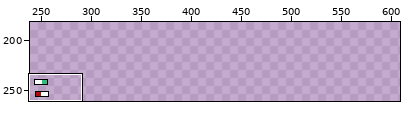
Pixel-art file: Aseprite/UI/UI.aseprite. The first picture is a wide view before the edit; the outline marks the close-up.
Close-up. Before the edit:
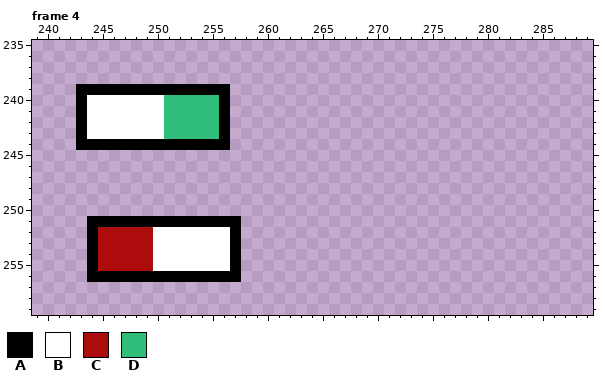
1024x720 pixels, 8 frames. Shown: frame 4: x 239..289, y 235..259. The wide view leaves out empty margins. The commit also changed other frames or places, which this record leaves out.
Palette (. is transparent): A #000000  B #ffffff  C #ad0c0c  D #30bf7b
Once edited:
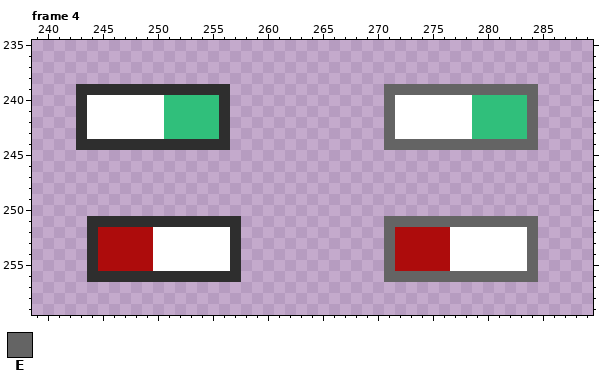
Colours new in this view: E #646464
Commit message: cores botoes
The edit:
{"colour":"A","old":"#000000","new":"#2e2e2e"}
{"where": "frame 4, layer \"Layer 1\""}
{"frame":4,"y":239,"x":271,"old":"..............","new":"EEEEEEEEEEEEEE"}
{"frame":4,"y":240,"x":271,"old":"..............","new":"EBBBBBBBDDDDDE"}
{"frame":4,"y":241,"x":271,"old":"..............","new":"EBBBBBBBDDDDDE"}
{"frame":4,"y":242,"x":271,"old":"..............","new":"EBBBBBBBDDDDDE"}
{"frame":4,"y":243,"x":271,"old":"..............","new":"EBBBBBBBDDDDDE"}
{"frame":4,"y":244,"x":271,"old":"..............","new":"EEEEEEEEEEEEEE"}
{"frame":4,"y":251,"x":271,"old":"..............","new":"EEEEEEEEEEEEEE"}
{"frame":4,"y":252,"x":271,"old":"..............","new":"ECCCCCBBBBBBBE"}
{"frame":4,"y":253,"x":271,"old":"..............","new":"ECCCCCBBBBBBBE"}
{"frame":4,"y":254,"x":271,"old":"..............","new":"ECCCCCBBBBBBBE"}
{"frame":4,"y":255,"x":271,"old":"..............","new":"ECCCCCBBBBBBBE"}
{"frame":4,"y":256,"x":271,"old":"..............","new":"EEEEEEEEEEEEEE"}
{"label":"changed","picture_box":[76,84,230,150]}
{"label":"added","picture_box":[384,84,538,150]}
{"label":"changed","picture_box":[87,216,241,282]}
{"label":"added","picture_box":[384,216,538,282]}
